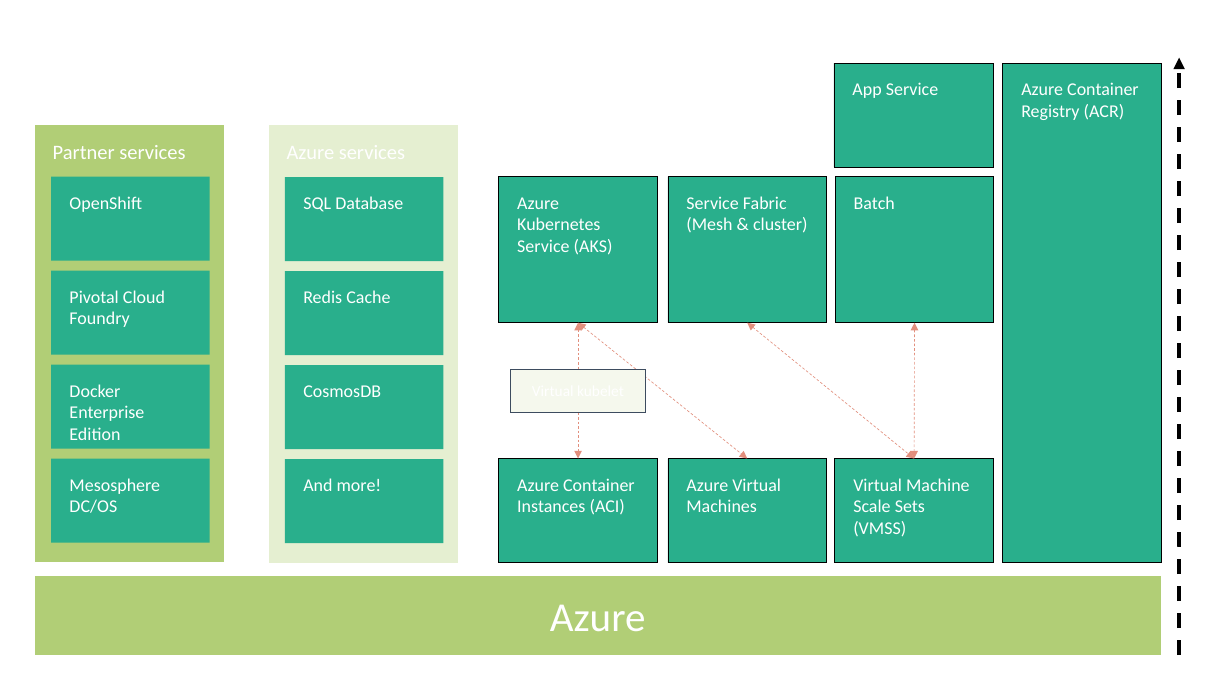
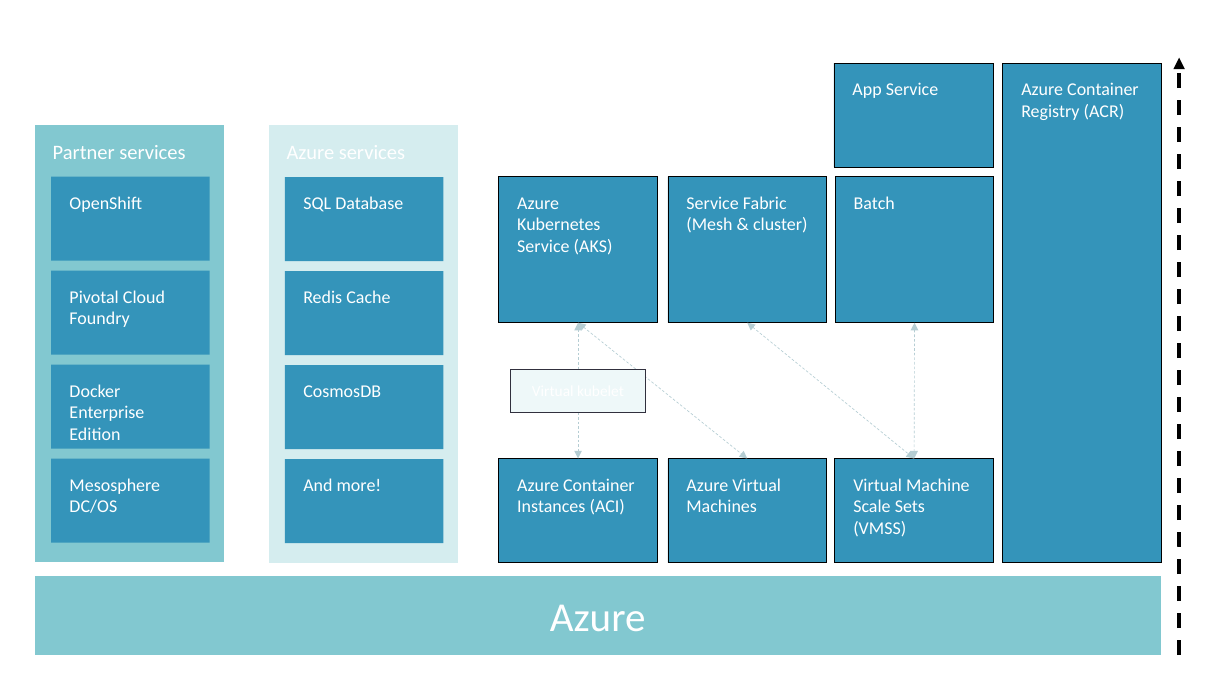
Before and after one commit to warrendt/cloudfridays, a slide deck: slide 34 of content/Azure Fundamentals/1. Understand cloud concepts/2. The differences between Iaas, Paas and Saas.pptx (slide 29 before the commit). Drawn at 1232x693 pixels with LibreOffice and Linux fonts; fonts in the diff are those of the drawing; background and template pictures are left out. Boxes give left, top, right and bottom in pixels: in the first picture for what was removed or moved away, otherwise in the second. Text is boxed around its words. In the diff, an @@ line names an element or a change of style, - is before the commit and + after.

Commit message:
More stuff

```diff
--- a/content/Azure Fundamentals/1. Understand cloud concepts/2. The differences between Iaas, Paas and Saas.pptx
+++ b/content/Azure Fundamentals/1. Understand cloud concepts/2. The differences between Iaas, Paas and Saas.pptx
@@ fill #29AF8C to #3494BA in 16 elements at bbox=[51, 177, 210, 261], bbox=[51, 271, 210, 355], bbox=[51, 365, 210, 449], bbox=[51, 458, 210, 543], bbox=[285, 177, 444, 262], bbox=[285, 271, 444, 355], bbox=[285, 365, 444, 449], bbox=[285, 459, 444, 543], bbox=[499, 458, 658, 563], bbox=[499, 177, 658, 323], bbox=[668, 458, 827, 563], bbox=[836, 458, 994, 563], bbox=[668, 177, 827, 323], bbox=[836, 177, 994, 323], bbox=[835, 63, 994, 167], bbox=[1003, 63, 1162, 562] @@
@@ rectangle "Partner services" at bbox=[34, 124, 225, 563]: fill #B1CE76 to #82C8D0 @@
@@ rectangle "Azure services" at bbox=[268, 125, 458, 564]: fill #E5EFD2 to #D5EDEF @@
@@ double arrow (579, 323) - (579, 458): stroke #E28F7D 0.5 pt dashed to #B5CDD3 0.5 pt dashed @@
@@ double arrow (579, 323) - (748, 458): stroke #E28F7D 0.5 pt dashed to #B5CDD3 0.5 pt dashed @@
@@ double arrow (748, 323) - (914, 458): stroke #E28F7D 0.5 pt dashed to #B5CDD3 0.5 pt dashed @@
@@ double arrow (915, 323) - (914, 458): stroke #E28F7D 0.5 pt dashed to #B5CDD3 0.5 pt dashed @@
@@ rectangle "Virtual kubelet" at bbox=[510, 370, 645, 412]: fill #F5F9ED to #EEF8F9; outline #3D4C5F 0.5 pt to #31303E 0.5 pt @@
@@ rectangle "Azure" at bbox=[34, 575, 1162, 655]: fill #B1CE76 to #82C8D0 @@
```
Also in this commit, not shown: 12 other slides changed, 7 slides added, 2 slides removed.
